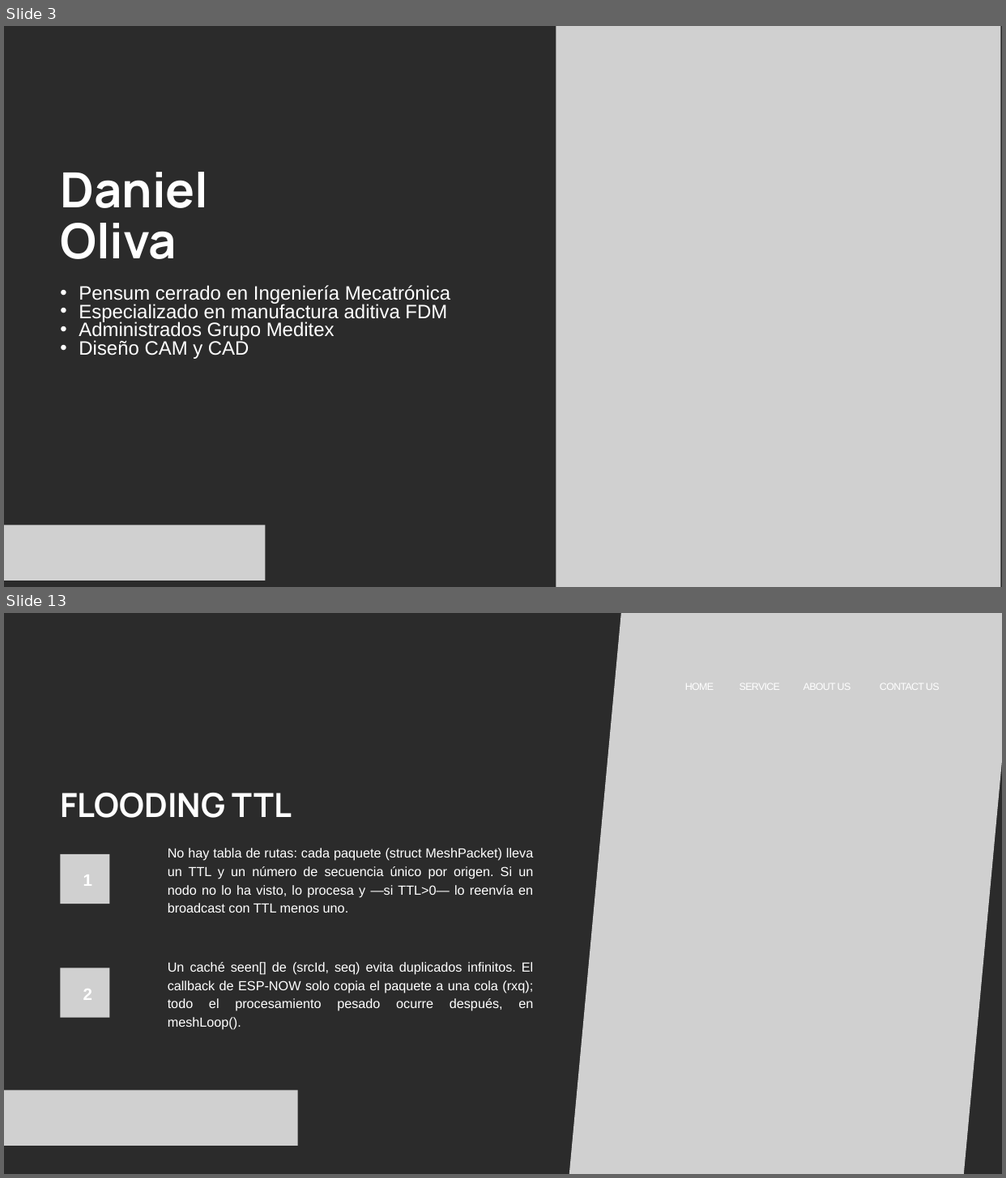
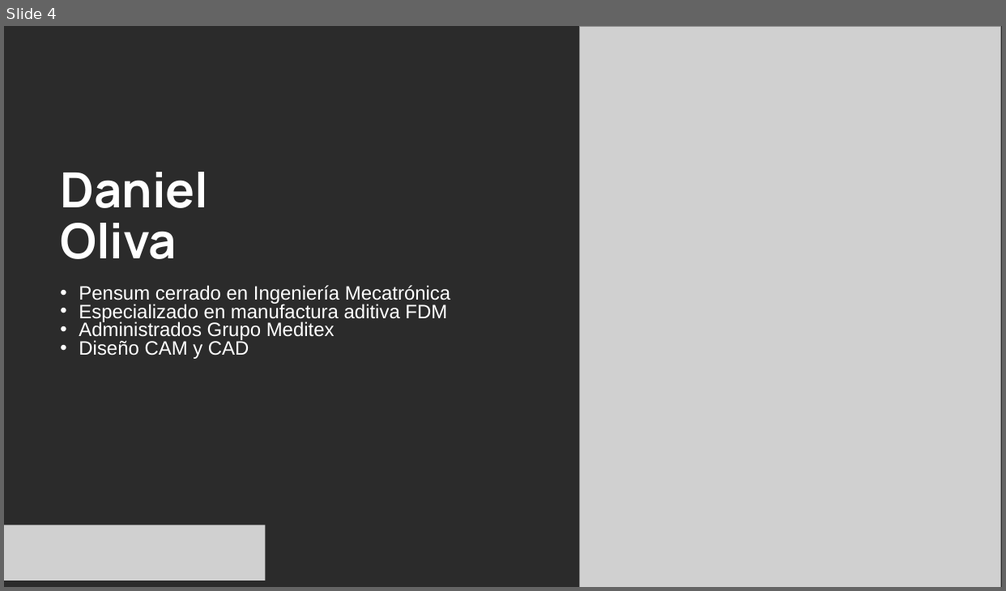
Before and after one commit to PabloJLM/ESPNOW-en-accion, a slide deck: Presentacion ESP NOW.pptx. Shown one above the other, each under a label of ours: slides 3 and 13 before the commit, slide 4 after it; the slides between them are not shown. The pictures are 1006x1178 and 1006x591 pixels, drawn with LibreOffice and Linux fonts; fonts in the diff are those of the drawing; grey boxes stand for pictures; background and template pictures are left out; a plain dark background stands for a picture behind light text. Boxes give left, top, right and bottom in pixels: in the first picture for what was removed or moved away, otherwise in the second. Text is boxed around its words. In the diff, an @@ line names an element or a change of style, - is before the commit and + after.

```diff
--- a/Presentacion ESP NOW.pptx
+++ b/Presentacion ESP NOW.pptx
@@ slide 13 removed at (4,613,1002,1174), background picture (left out) @@
@@ picture removed at (569,613,1002,1174) @@
@@ text removed at (685,683,714,690) @@
-  HOME
@@ text removed at (739,683,780,690) @@
-  SERVICE
@@ text removed at (803,683,851,690) @@
-  ABOUT US
@@ text removed at (880,683,940,690) @@
-  CONTACT US
@@ text removed at (60,793,292,818) @@
-FLOODING TTL
@@ picture removed at (60,854,109,904) @@
@@ text removed at (168,848,533,913) @@
-  No hay tabla de rutas: cada paquete (struct MeshPacket) lleva un TTL y un número de secuencia único por origen. Si un nodo no lo ha visto, lo procesa y —si TTL>0— lo reenvía en broadcast con TTL menos uno.
@@ text removed at (83,875,92,886) @@
-1
@@ picture removed at (60,969,109,1018) @@
@@ text removed at (168,962,533,1030) @@
-  Un caché seen[] de (srcId, seq) evita duplicados infinitos. El callback de ESP-NOW solo copia el paquete a una cola (rxq); todo el procesamiento pesado ocurre después, en meshLoop().
@@ text removed at (83,989,92,1000) @@
-2
@@ picture removed at (4,1091,297,1146) @@
@@ what was slide 3 is now slide 4 @@
@@ slide 4 changed as well @@
@@ picture: place and size @@
-picture at (556,26,1000,587)
+picture at (579,26,1000,587)
```
Also in this commit, not shown: 12 other slides changed, 5 slides added, 3 other slides removed, 1 other file.
